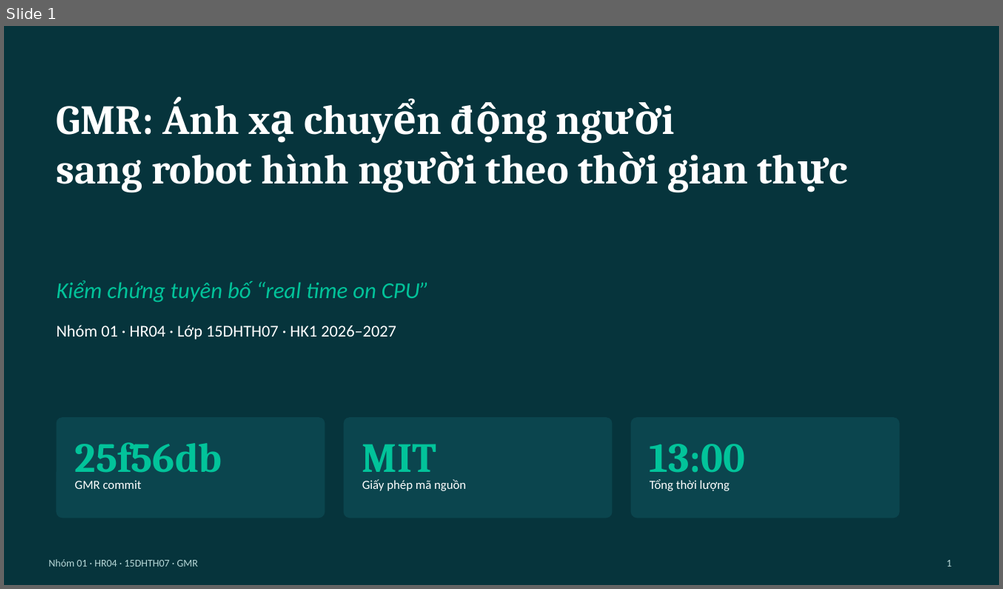
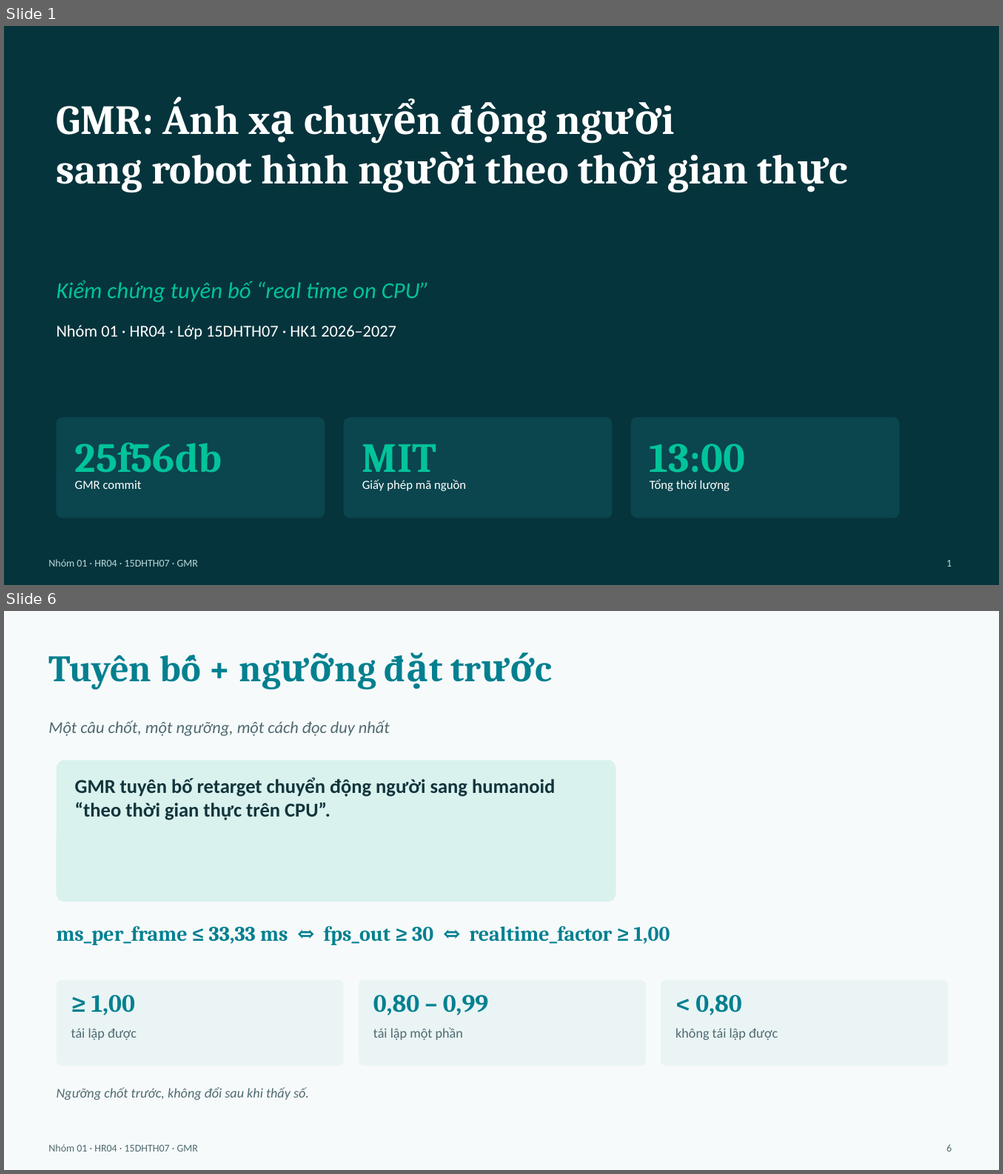
Before and after one commit to mtzwyu/GMR-Humanoid-Retargeting-Benchmark, a slide deck: report/slides.pptx. Shown one above the other, each under a label of ours: slide 1 before the commit, slides 1 and 6 after it; the slides between them are not shown. The pictures are 1003x589 and 1003x1174 pixels, drawn with LibreOffice and Linux fonts; fonts in the diff are those of the drawing. Boxes give left, top, right and bottom in pixels: in the first picture for what was removed or moved away, otherwise in the second. Text is boxed around its words. In the diff, an @@ line names an element or a change of style, - is before the commit and + after.

```diff
--- a/report/slides.pptx
+++ b/report/slides.pptx
@@ slide 6 added at box(4, 611, 999, 1170), background #F7FAFB @@
@@ text added at box(48, 655, 195, 689), 36 pt, text #028090, bold @@
+Tuyên bố + ngưỡng đặt trước
@@ text added at box(48, 721, 390, 736), 16 pt, text #4E6A70, italic @@
+Một câu chốt, một ngưỡng, một cách đọc duy nhất
@@ rounded rectangle added at box(57, 760, 616, 902), fill #D9F2EE @@
@@ text added at box(75, 777, 555, 820), 19 pt, text #12343B, bold @@
+GMR tuyên bố retarget chuyển động người sang humanoid “theo thời gian thực trên CPU”.
@@ text added at box(57, 926, 669, 945), 20 pt, text #028090, bold @@
+ms_per_frame ≤ 33,33 ms ⇔ fps_out ≥ 30 ⇔ realtime_factor ≥ 1,00
@@ rounded rectangle added at box(57, 980, 344, 1066), fill #EAF4F5 @@
@@ rounded rectangle added at box(358, 980, 646, 1066), fill #EAF4F5 @@
@@ rounded rectangle added at box(660, 980, 948, 1066), fill #EAF4F5 @@
@@ text added at box(91, 995, 135, 1016), 24 pt, text #028090, bold @@
+≥ 1,00
@@ text added at box(373, 995, 489, 1016), 24 pt, text #028090, bold @@
+0,80 – 0,99
@@ text added at box(695, 995, 741, 1016), 24 pt, text #028090, bold @@
+< 0,80
@@ text added at box(71, 1028, 136, 1040), 13 pt, text #4E6A70 @@
+tái lập được
@@ text added at box(373, 1028, 463, 1040), 13 pt, text #4E6A70 @@
+tái lập một phần
@@ text added at box(675, 1028, 777, 1040), 13 pt, text #4E6A70 @@
+không tái lập được
@@ text added at box(57, 1088, 309, 1100), 13 pt, text #4E6A70, italic @@
+Ngưỡng chốt trước, không đổi sau khi thấy số.
@@ text added at box(48, 1145, 198, 1152), 10 pt, text #4E6A70 @@
+Nhóm 01 · HR04 · 15DHTH07 · GMR
@@ text added at box(946, 1145, 951, 1152), 10 pt, text #4E6A70 @@
+6
```
Also in this commit, not shown: 9 slides changed, 5 other slides added, 6 slides removed, 6 other files.
